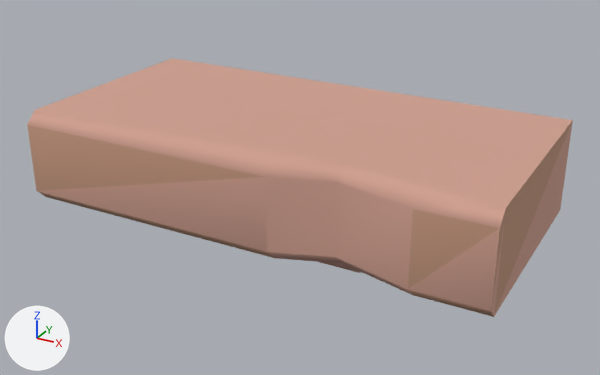
The glTF model example_game/world/props/shelf-small.prop/model.glb: old version first, new version second.
The view is the same before and after, from a 50 mm lens placed at (0.55, -0.989, 0.645), pointed at (0.0, 0.012, 0.145). Every picture has the same lights, and +X, +Y and +Z are marked at lower left. The first picture is the older version. Vertices at exactly the same position are counted once.

Script lines for the objects in view, before the commit:
```python
me_model = bpy.data.meshes.new('model')
me_model.from_pydata(...)  # 36 vertices, 60 faces; spans x -0.35..0.35, y -0.175..0.175, z -0.02..0.26
me_model.materials.append(mat_style)
ob_model = bpy.data.objects.new('model', me_model)
ob_model.location = (0.0, 0.0, 0.0)
```
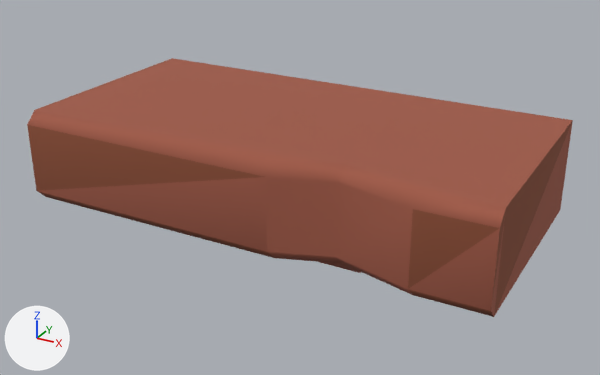
What differs and where, as boxes (x1, y1, x2, y2) in the pictures (600 x 375 px):
part 1 of me_model, recoloured (beige to brown)
    both: (27, 58, 573, 317)

What changed in the scene script:
```text
Change me_model:
    where me_model.from_pydata(...)  # 36 vertices, 60 faces; spans x -0.35..0.35, y -0.175..0.175, z -0.02..0.26
    used by ob_model
    me_model part 1: 60 faces centred in x -0.35..0.35, y -0.175..0.175, z -0.02..0.26 are repainted in the vertex colours; the middle colour goes from beige #d0a090 to brown #a05a47
```
